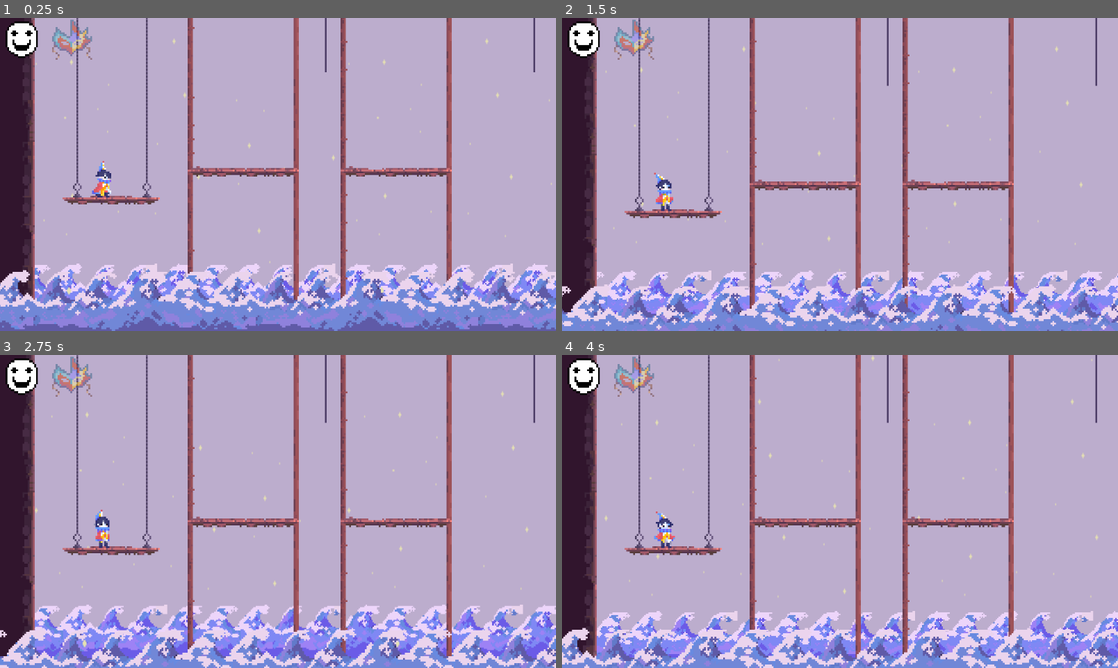
Above: before the commit, frames 1-4 (two rows, left to right).
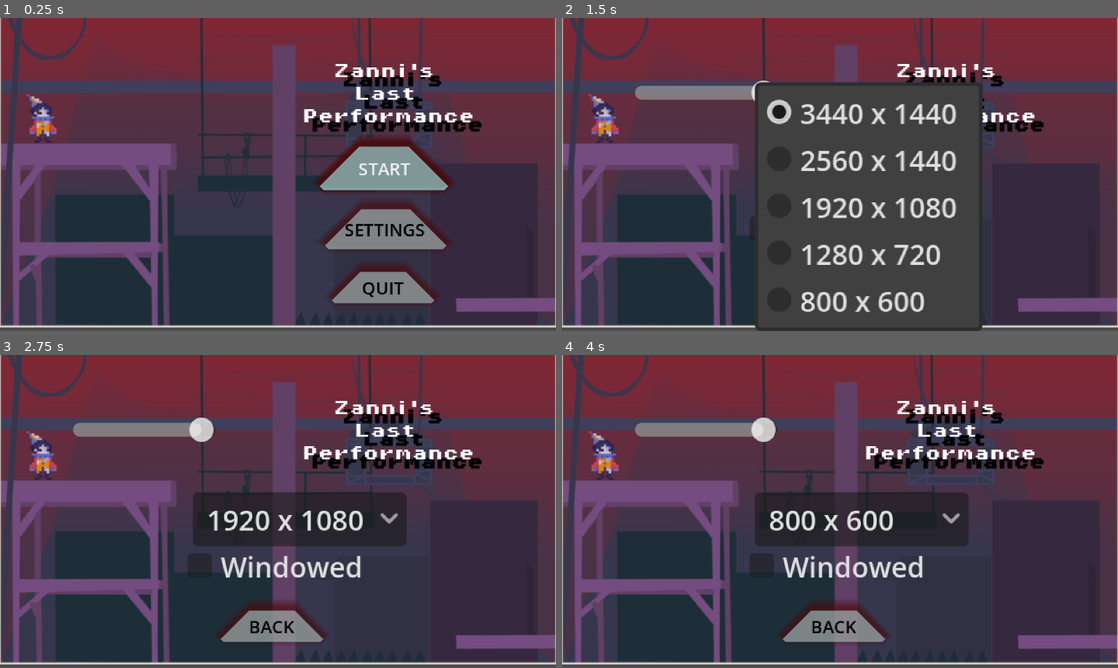
Above: after the commit, the same moments.

Repository: MicroFrogStudios/GGJ2026
Game: Godot game, scene res://scenes/empty_scene.tscn
The game is run twice, just before and just after one commit, with the same random seed, the same clock (stepped at 60 frames per second) and the same inputs. Sound files missing from this copy of the repository are replaced by a short silence.
Inputs (mouse positions are in pixels of both pictures, inside the frame that each line leads up to):
- Up to frame 1 (0.25 s): no input
- Up to frame 2 (1.5 s): click (945, 230) at 0.5 s, where only the run after the commit has a clickable "SETTINGS"; click (862, 180) at 1.25 s, where only the run after the commit has a clickable "3440 x 1440"
- Up to frame 3 (2.75 s): click (272, 567) at 2 s, where only the run after the commit has a clickable "Windowed"
- Up to frame 4 (4 s): click (862, 517) at 2.75 s, where only the run after the commit has a clickable "1920 x 1080"; click (834, 627) at 3.5 s, where only the run after the commit has a clickable "BACK"

The runs differ from the first frame. In frame 1, 99% of the frame differs, in the area x 0-100%, y 0-100%; in frame 2, 99%; in frame 3, 99%; in frame 4, 99%.

Commit message:
menu settings inicial

Diff:
--- a/project.godot
+++ b/project.godot
@@ -29,9 +29,11 @@
 
 window/size/viewport_width=320
 window/size/viewport_height=180
-window/size/window_width_override=1280
-window/size/window_height_override=720
+window/size/mode=3
+window/size/window_width_override=1920
+window/size/window_height_override=1080
 window/stretch/mode="canvas_items"
+window/stretch/aspect="expand"
 window/stretch/scale_mode="integer"
 
 [importer_defaults]
@@ -105,6 +107,11 @@
 "events": [Object(InputEventKey,"resource_local_to_scene":false,"resource_name":"","device":-1,"window_id":0,"alt_press …(191 unchanged characters)…
 ]
 }
+gotosettings={
+"deadzone": 0.2,
+"events": [Object(InputEventKey,"resource_local_to_scene":false,"resource_name":"","device":0,"window_id":0,"alt_pressed":false,"shift_pressed":false,"ctrl_pressed":false,"meta_pressed":false,"pressed":false,"keycode":0,"physical_keycode":4194305,"key_label":0,"unicode":0,"location":0,"echo":false,"script":null)
+]
+}
 
 [physics]
 
--- a/scenes/game_controller.tscn
+++ b/scenes/game_controller.tscn
@@ -4,6 +4,7 @@
 [ext_resource type="PackedScene" uid="uid://c264l4iy48t0k" path="res://scenes/levels/level_7.tscn" id="2_1awvl"]
 [ext_resource type="PackedScene" uid="uid://bhu7jh0k5wr7n" path="res://scenes/levels/level_5.tscn" id="2_d6ul8"]
 [ext_resource type="PackedScene" uid="uid://c316m6ovwsluh" path="res://scenes/levels/MainMenu.tscn" id="2_e85df"]
+[ext_resource type="PackedScene" uid="uid://jt1o2s1tdh17" path="res://scenes/levels/Settings.tscn" id="2_kredl"]
 [ext_resource type="PackedScene" uid="uid://cxhe6n6jytwvg" path="res://scenes/levels/level_6.tscn" id="2_qtg6w"]
 [ext_resource type="PackedScene" uid="uid://mwl77uh3vdis" path="res://scenes/levels/level_2.tscn" id="2_rc0pn"]
 [ext_resource type="PackedScene" uid="uid://dgcoayaa3hlp" path="res://scenes/levels/level_3.tscn" id="3_burlk"]
@@ -13,4 +14,4 @@
 
 [node name="GameController" type="Node" unique_id=2034097526]
 script = ExtResource("1_78s5d")
-editor_scenes = Array[PackedScene]([ExtResource("2_d6ul8"), ExtResource("6_h0hye"), ExtResource("2_rc0pn"), ExtResource("2_e85df"), ExtResource("3_ts4rt"), ExtResource("3_burlk"), ExtResource("2_qtg6w"), ExtResource("2_1awvl"), ExtResource("5_h843c")])
+editor_scenes = Array[PackedScene]([ExtResource("2_e85df"), ExtResource("2_d6ul8"), ExtResource("6_h0hye"), ExtResource("2_rc0pn"), ExtResource("3_ts4rt"), ExtResource("3_burlk"), ExtResource("2_qtg6w"), ExtResource("2_1awvl"), ExtResource("5_h843c"), ExtResource("2_kredl")])
--- a/scenes/levels/MainMenu.tscn
+++ b/scenes/levels/MainMenu.tscn
@@ -70,16 +70,13 @@
 anchor_right = 0.5
 anchor_bottom = 0.5
 offset_left = 24.0
-offset_top = -2.0
+offset_top = -16.0
 offset_right = 98.0
-offset_bottom = 23.0
+offset_bottom = 9.0
 grow_horizontal = 2
 grow_vertical = 2
 size_flags_vertical = 3
-focus_neighbor_left = NodePath(".")
-focus_neighbor_top = NodePath("../quitbutton")
-focus_neighbor_right = NodePath(".")
-focus_neighbor_bottom = NodePath("../quitbutton")
+focus_neighbor_bottom = NodePath("../settingsbutton")
 shortcut_context = NodePath(".")
 theme_override_colors/font_color = Color(0, 0, 0, 1)
 theme_override_colors/font_pressed_color = Color(0.0051989057, 0.005198906, 0.0051989057, 1)
@@ -100,10 +97,10 @@
 anchor_top = 1.0
 anchor_right = 0.5
 anchor_bottom = 1.0
-offset_left = 32.0
-offset_top = -52.0
-offset_right = 91.0
-offset_bottom = -34.0
+offset_left = 31.0
+offset_top = -34.0
+offset_right = 90.0
+offset_bottom = -16.0
 grow_horizontal = 2
 grow_vertical = 0
 size_flags_vertical = 3
@@ -121,6 +118,36 @@
 theme_override_styles/hover = SubResource("StyleBoxFlat_7rblo")
 theme_override_styles/focus = ExtResource("3_agb1x")
 text = "QUIT"
+
+[node name="settingsbutton" type="Button" parent="." unique_id=861062294]
+z_index = 1
+layout_mode = 1
+anchors_preset = 7
+anchor_left = 0.5
+anchor_top = 1.0
+anchor_right = 0.5
+anchor_bottom = 1.0
+offset_left = 27.0
+offset_top = -70.0
+offset_right = 97.0
+offset_bottom = -47.0
+grow_horizontal = 2
+grow_vertical = 0
+size_flags_vertical = 3
+focus_neighbor_left = NodePath(".")
+focus_neighbor_top = NodePath("../startbutton")
+focus_neighbor_right = NodePath(".")
+focus_neighbor_bottom = NodePath("../quitbutton")
+theme_override_colors/font_color = Color(0, 0, 0, 1)
+theme_override_colors/font_pressed_color = Color(0.0051989057, 0.005198906, 0.0051989057, 1)
+theme_override_colors/font_hover_color = Color(0, 0, 0, 1)
+theme_override_colors/font_hover_pressed_color = Color(0, 0, 0, 1)
+theme_override_font_sizes/font_size = 10
+theme_override_styles/normal = ExtResource("3_agb1x")
+theme_override_styles/pressed = ExtResource("3_agb1x")
+theme_override_styles/hover = SubResource("StyleBoxFlat_7rblo")
+theme_override_styles/focus = ExtResource("3_agb1x")
+text = "SETTINGS"
 
 [node name="title" type="Label" parent="." unique_id=430926020]
 layout_mode = 1
@@ -145,3 +172,4 @@
 
 [connection signal="pressed" from="startbutton" to="." method="_on_startbutton_pressed"]
 [connection signal="pressed" from="quitbutton" to="." method="_on_quitbutton_pressed"]
+[connection signal="pressed" from="settingsbutton" to="." method="_on_settingsbutton_pressed"]
--- /dev/null
+++ b/scenes/levels/Settings.tscn
@@ -0,0 +1,120 @@
+[gd_scene format=3 uid="uid://jt1o2s1tdh17"]
+
+[ext_resource type="Script" uid="uid://cgymwu5efhc8x" path="res://scripts/settings.gd" id="1_11g0c"]
+[ext_resource type="Texture2D" uid="uid://dl0pf8iothpf3" path="res://assets/sprites/placeholder_bk.png" id="2_vijft"]
+[ext_resource type="StyleBox" uid="uid://ded5p2rkypovp" path="res://resources/UI/style_wacky.tres" id="3_qmc1g"]
+[ext_resource type="FontFile" uid="uid://bns1jbsems433" path="res://assets/fonts/PixelOperator8-Bold.ttf" id="4_oaagr"]
+
+[sub_resource type="StyleBoxTexture" id="StyleBoxTexture_ekxnf"]
+texture = ExtResource("2_vijft")
+
+[sub_resource type="StyleBoxFlat" id="StyleBoxFlat_alora"]
+bg_color = Color(0.93761474, 0.8472896, 0.8027698, 1)
+corner_radius_top_left = 100
+corner_radius_top_right = 100
+corner_radius_bottom_right = 10
+corner_radius_bottom_left = 10
+corner_detail = 1
+shadow_color = Color(0.29494292, 0.025984976, 0.026091356, 0.6)
+shadow_size = 5
+shadow_offset = Vector2(0, -2.205)
+
+[node name="Settings" type="Control" unique_id=1798618166]
+layout_mode = 3
+anchors_preset = 15
+anchor_right = 1.0
+anchor_bottom = 1.0
+grow_horizontal = 2
+grow_vertical = 2
+focus_mode = 2
+script = ExtResource("1_11g0c")
+
+[node name="background" type="Panel" parent="." unique_id=636931330]
+layout_mode = 1
+anchors_preset = 15
+anchor_right = 1.0
+anchor_bottom = 1.0
+offset_top = -2.0
+offset_bottom = -2.0
+grow_horizontal = 2
+grow_vertical = 2
+theme_override_styles/panel = SubResource("StyleBoxTexture_ekxnf")
+
+[node name="title" type="Label" parent="." unique_id=430926020]
+layout_mode = 1
+anchors_preset = 5
+anchor_left = 0.5
+anchor_right = 0.5
+offset_left = -24.0
+offset_top = 8.0
+offset_right = 152.0
+offset_bottom = 80.0
+grow_horizontal = 2
+theme_override_colors/font_shadow_color = Color(0, 0, 0, 1)
+theme_override_constants/shadow_offset_x = 5
+theme_override_constants/shadow_offset_y = 5
+theme_override_fonts/font = ExtResource("4_oaagr")
+theme_override_font_sizes/font_size = 9
+text = "Zanni's
+Last
+Performance"
+horizontal_alignment = 1
+vertical_alignment = 1
+
+[node name="OptionButton" type="OptionButton" parent="." unique_id=1452380222]
+layout_mode = 0
+offset_left = 111.0
+offset_top = 79.0
+offset_right = 204.0
+offset_bottom = 99.0
+focus_neighbor_right = NodePath("../CheckBox")
+
+[node name="CheckBox" type="CheckBox" parent="." unique_id=1489560551]
+layout_mode = 0
+offset_left = 103.0
+offset_top = 106.0
+offset_right = 213.0
+offset_bottom = 137.0
+focus_neighbor_left = NodePath("../OptionButton")
+text = "Windowed"
+
+[node name="quitbutton" type="Button" parent="." unique_id=1658256264]
+z_index = 1
+layout_mode = 1
+anchors_preset = 7
+anchor_left = 0.5
+anchor_top = 1.0
+anchor_right = 0.5
+anchor_bottom = 1.0
+offset_left = -33.0
+offset_top = -33.0
+offset_right = 26.0
+offset_bottom = -15.0
+grow_horizontal = 2
+grow_vertical = 0
+size_flags_vertical = 3
+focus_neighbor_top = NodePath("../CheckBox")
+theme_override_colors/font_color = Color(0, 0, 0, 1)
+theme_override_colors/font_pressed_color = Color(0.0051989057, 0.005198906, 0.0051989057, 1)
+theme_override_colors/font_hover_color = Color(0, 0, 0, 1)
+theme_override_colors/font_hover_pressed_color = Color(0, 0, 0, 1)
+theme_override_font_sizes/font_size = 10
+theme_override_styles/normal = ExtResource("3_qmc1g")
+theme_override_styles/pressed = ExtResource("3_qmc1g")
+theme_override_styles/hover = SubResource("StyleBoxFlat_alora")
+theme_override_styles/focus = ExtResource("3_qmc1g")
+action_mode = 0
+text = "BACK"
+
+[node name="HSlider" type="HSlider" parent="." unique_id=582861036]
+layout_mode = 0
+offset_left = 42.0
+offset_top = 35.0
+offset_right = 124.0
+offset_bottom = 51.0
+value = 100.0
+
+[connection signal="item_selected" from="OptionButton" to="." method="_on_OptionButton_item_selected"]
+[connection signal="toggled" from="CheckBox" to="." method="_on_check_box_toggled"]
+[connection signal="pressed" from="quitbutton" to="." method="_on_quitbutton_pressed"]
+[connection signal="value_changed" from="HSlider" to="." method="_on_h_slider_value_changed"]
--- a/scripts/game_controller.gd
+++ b/scripts/game_controller.gd
@@ -24,12 +24,21 @@
 
 
 var unloaded_scenes : Array[UnloadedScene]
+var scene_stack: Array[int] = []
 var current_scene : LoadedScene
 
 
 func load_next_scene():
 	print("changing from scene ",current_scene.scene_name, " to ", unloaded_scenes[(current_scene.index+1) % unloaded_scenes.size()].scene_name )
 	load_scene_by_index((current_scene.index+1) % unloaded_scenes.size())
+
+
+func go_back():
+	if scene_stack.is_empty():
+		return
+	var previous_index = scene_stack.pop_back()
+	print(previous_index)
+	load_scene_by_index(previous_index)
 
 
 func _ready() -> void:
@@ -48,6 +57,8 @@
 
 func load_scene_by_index( i :int):
 	if current_scene != null:
+		if scene_stack.is_empty() or scene_stack.back() != current_scene.index:
+			scene_stack.append(current_scene.index)
 		current_scene.scene.queue_free()
 		current_scene = null
 	current_scene = LoadedScene.new(unloaded_scenes[i],i)
--- a/scripts/main_menu.gd
+++ b/scripts/main_menu.gd
@@ -14,3 +14,7 @@
 
 func _on_quitbutton_pressed() -> void:
 	get_tree().quit()
+
+func _on_settingsbutton_pressed() -> void:
+	gc.load_scene_by_name('Settings')
+	print('to settings!')
--- a/scripts/music_manager.gd
+++ b/scripts/music_manager.gd
@@ -34,15 +34,16 @@
 	current_track = track
 	player.stream = track
 	player.bus = "Music"
-	set_music_volume(0.4)
 	player.play()
 
 
 func set_music_volume(value: float):
 	# value should be 0.0 - 1.0
+	var linear = max(value, 0.001)
 	var db = linear_to_db(value)
 	AudioServer.set_bus_volume_db(AudioServer.get_bus_index("Music"),
 	db)
+
 
 
 func fade_music(to_db: float, duration := 0.3):
--- a/scripts/player_controller.gd
+++ b/scripts/player_controller.gd
@@ -91,6 +91,9 @@
 	elif event.is_action_pressed("gotomask4"):
 		mask = 3
 
+	if event.is_action_pressed("gotosettings"):
+		gc.load_scene_by_name("Settings")
+
 	if local_prev_mask != mask:
 		print("Mask is ", mask)
 		is_changing_mask = true
--- /dev/null
+++ b/scripts/settings.gd
@@ -0,0 +1,41 @@
+extends Node
+
+var resolutions = [
+	Vector2i(3440, 1440),
+	Vector2i(2560, 1440),
+	Vector2i(1920, 1080),
+	Vector2i(1280, 720),
+	Vector2i(800, 600)
+]
+
+
+func _ready() -> void:
+	var option_button = $OptionButton
+	option_button.clear()
+	for res in resolutions:
+		option_button.add_item("%d x %d" % [res.x, res.y])
+
+
+func _on_OptionButton_item_selected(index: int) -> void:
+	var new_resolution = resolutions[index]
+
+	if DisplayServer.window_get_mode() == DisplayServer.WINDOW_MODE_WINDOWED:
+		DisplayServer.window_set_size(new_resolution)
+
+	print("Resolution changed to %s x %s" % [new_resolution.x, new_resolution.y])
+
+
+func _on_check_box_toggled(toggled_on: bool) -> void:
+	if DisplayServer.window_get_mode() == DisplayServer.WINDOW_MODE_WINDOWED:
+		DisplayServer.window_set_mode(DisplayServer.WINDOW_MODE_FULLSCREEN)
+	else:
+		DisplayServer.window_set_mode(DisplayServer.WINDOW_MODE_WINDOWED)
+
+
+func _on_quitbutton_pressed() -> void:
+	gc.go_back()
+
+
+func _on_h_slider_value_changed(value: float) -> void:
+	var normalized = value / 100.0
+	music_manager.set_music_volume(normalized)
Not shown, added: scripts/settings.gd.uid
Not shown, added: scenes/levels/Settings.tscn6737866305.tmp
Not shown, added: scenes/levels/Settings.tscn6746228812.tmp
